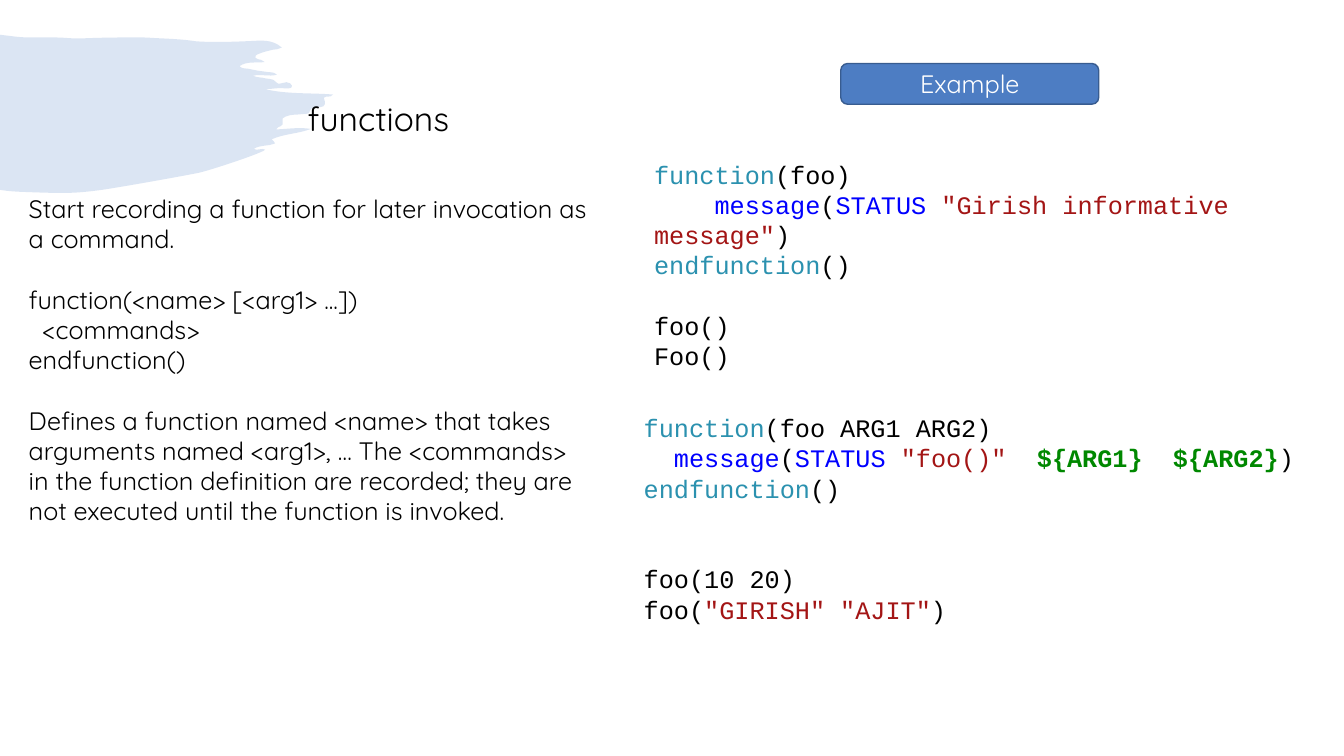
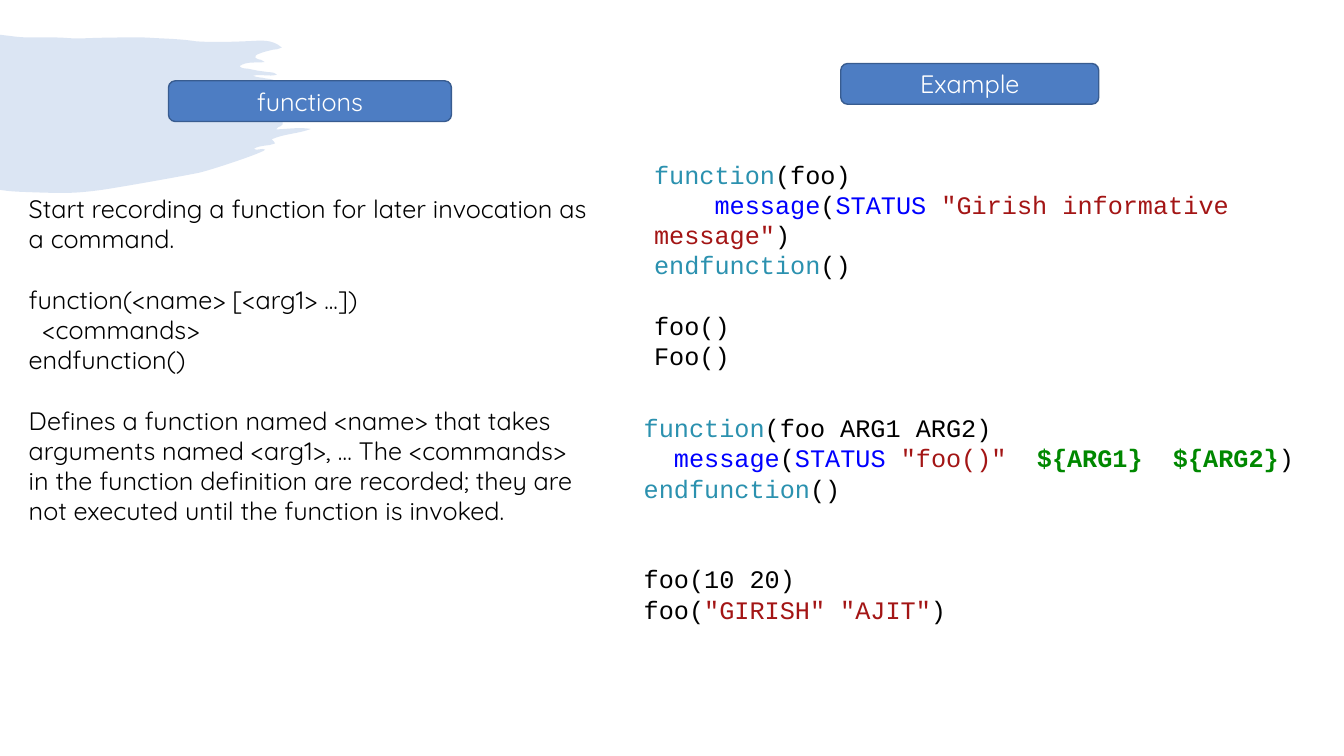
Before and after one commit to girishlande/cmake, a slide deck: slide 10 of learnings.pptx. Drawn at 1344x756 pixels with LibreOffice and Linux fonts; fonts in the diff are those of the drawing. Boxes give left, top, right and bottom in pixels: in the first picture for what was removed or moved away, otherwise in the second. Text is boxed around its words. In the diff, an @@ line names an element or a change of style, - is before the commit and + after.

```diff
--- a/learnings.pptx
+++ b/learnings.pptx
@@ rounded rectangle "functions": place and size @@
-rounded rectangle "functions" at box(308, 106, 449, 132)
+rounded rectangle "functions" at box(168, 81, 452, 121)
@@ rounded rectangle "functions" at box(168, 81, 452, 121): size 24 to 18 pt, text colour #000000 to #FFFFFF; alignment left to centre; vertical alignment top to middle; fill none to #4D7DC3; outline none to #395C90 1 pt @@
```
Also in this commit, not shown: 18 other slides changed, 2 other files.
